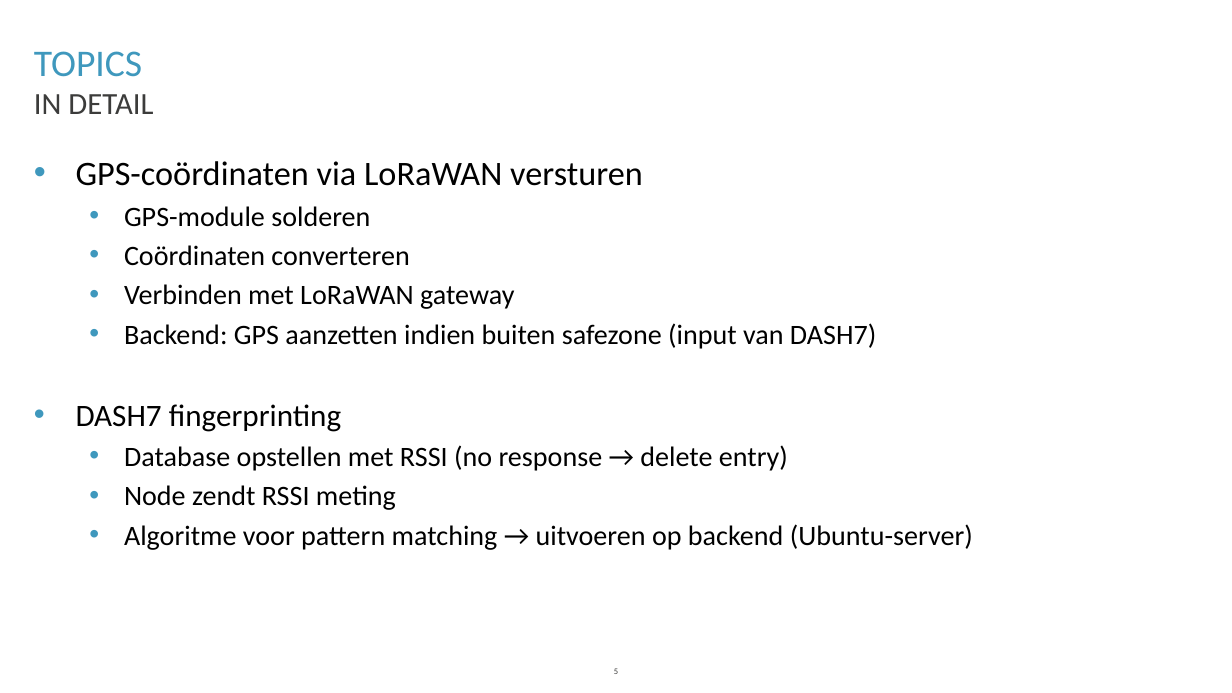
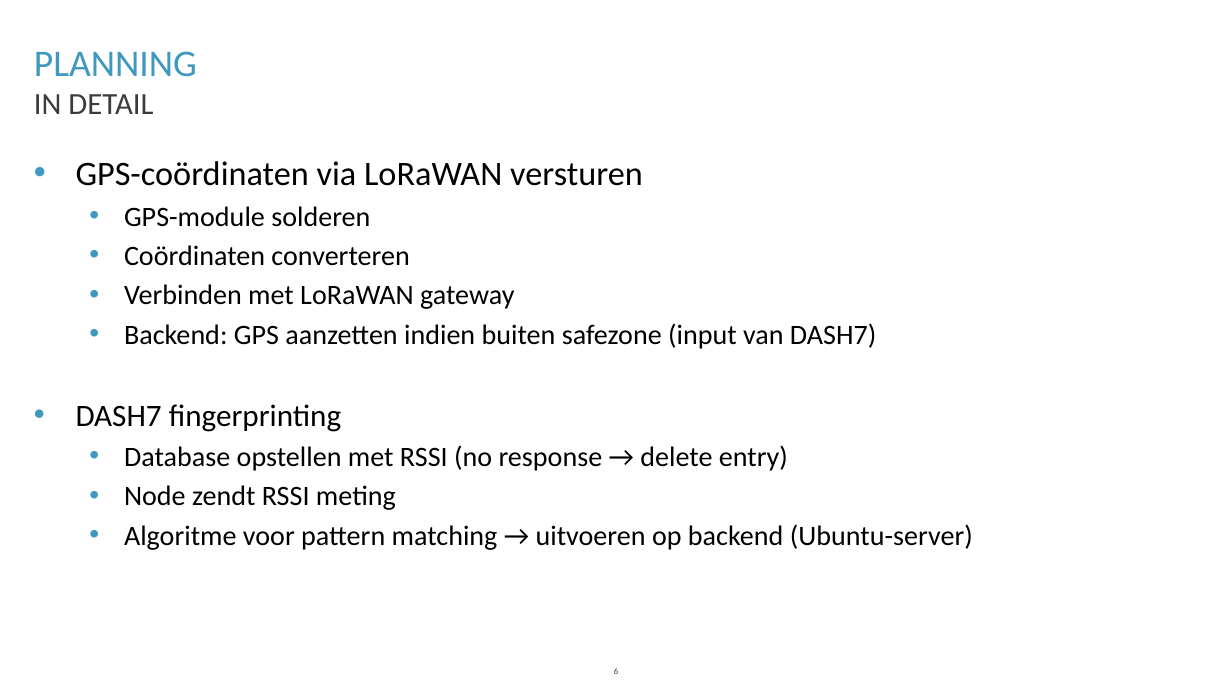
Before and after one commit to lennertvanhasselt/lowpowTLJL, a slide deck: slide 6 of Presentatie_groep_3.pptx (slide 5 before the commit). Drawn at 1232x693 pixels with LibreOffice and Linux fonts; fonts in the diff are those of the drawing; background and template pictures are left out. Boxes give left, top, right and bottom in pixels: in the first picture for what was removed or moved away, otherwise in the second. Text is boxed around its words. In the diff, an @@ line names an element or a change of style, - is before the commit and + after.

```diff
--- a/Presentatie_groep_3.pptx
+++ b/Presentatie_groep_3.pptx
@@ title at (34, 51, 197, 77): text changed @@
-TOPICS
+PLANNING
@@ page number at (614, 668, 618, 674): text changed @@
-5
+6
```
Also in this commit, not shown: 4 other slides changed, 5 slides added, 2 slides removed, 1 other file.
